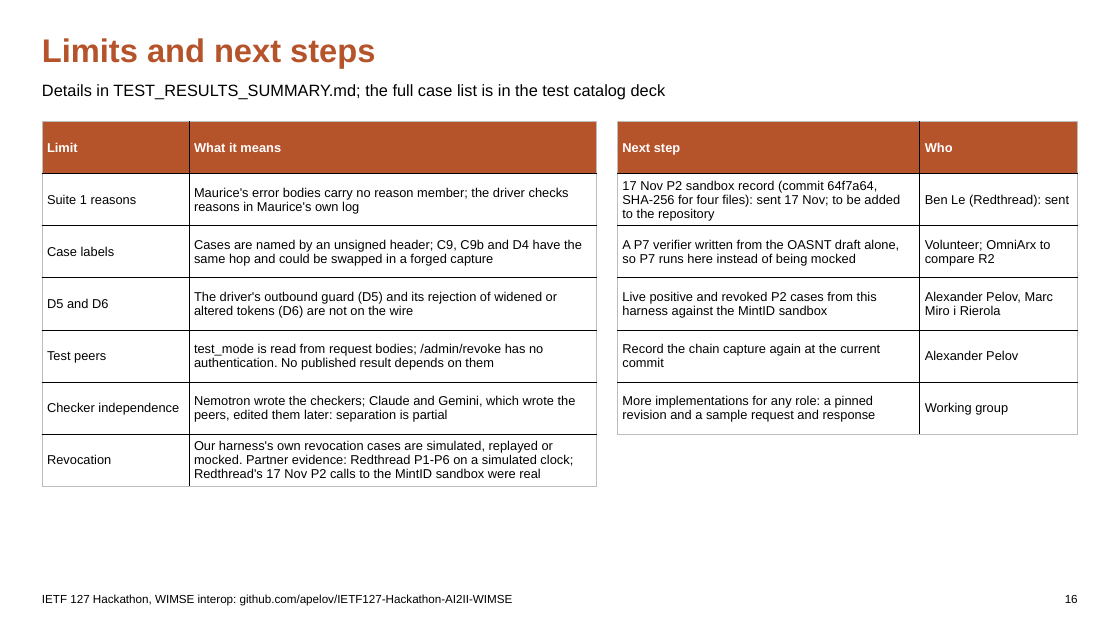
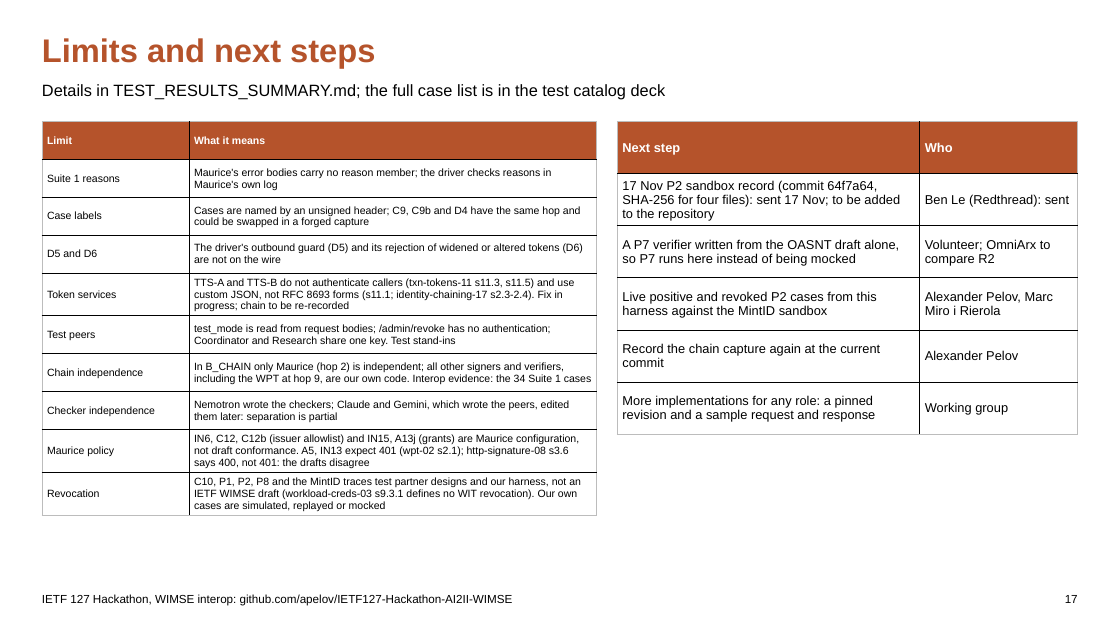
Before and after one commit to apelov/IETF127-Hackathon-AI2II-WIMSE, a slide deck: slide 17 of IETF127_WIMSE_Session.pptx (slide 16 before the commit). Drawn at 1120x630 pixels with LibreOffice and Linux fonts; fonts in the diff are those of the drawing. Boxes give left, top, right and bottom in pixels: in the first picture for what was removed or moved away, otherwise in the second. Text is boxed around its words. In the diff, an @@ line names an element or a change of style, - is before the commit and + after.

```diff
--- a/IETF127_WIMSE_Session.pptx
+++ b/IETF127_WIMSE_Session.pptx
@@ table at [42,122,597,515] @@
-row 5: Test peers | test_mode is read from request bodies; /admin/revoke has no authentication. No published result depends on them
+row 5: Token services | TTS-A and TTS-B do not authenticate callers (txn-tokens-11 s11.3, s11.5) and use custom JSON, not RFC 8693 forms (s11.1; identity-chaining-17 s2.3-2.4). Fix in progress; chain to be re-recorded
+row 6: Test peers | test_mode is read from request bodies; /admin/revoke has no authentication; Coordinator and Research share one key. Test stand-ins
+row 7: Chain independence | In B_CHAIN only Maurice (hop 2) is independent; all other signers and verifiers, including the WPT at hop 9, are our own code. Interop evidence: the 34 Suite 1 cases
-row 7: Revocation | Our harness's own revocation cases are simulated, replayed or mocked. Partner evidence: Redthread P1-P6 on a simulated clock; Redthread's 17 Nov P2 calls to the MintID sandbox were real
+row 9: Maurice policy | IN6, C12, C12b (issuer allowlist) and IN15, A13j (grants) are Maurice configuration, not draft conformance. A5, IN13 expect 401 (wpt-02 s2.1); http-signature-08 s3.6 says 400, not 401: the drafts disagree
+row 10: Revocation | C10, P1, P2, P8 and the MintID traces test partner designs and our harness, not an IETF WIMSE draft (workload-creds-03 s9.3.1 defines no WIT revocation). Our own cases are simulated, replayed or mocked
@@ text at [1065,595,1078,603]: text changed @@
-16
+17
```
Also in this commit, not shown: 11 other slides changed, 1 slide added, 5 other files.
